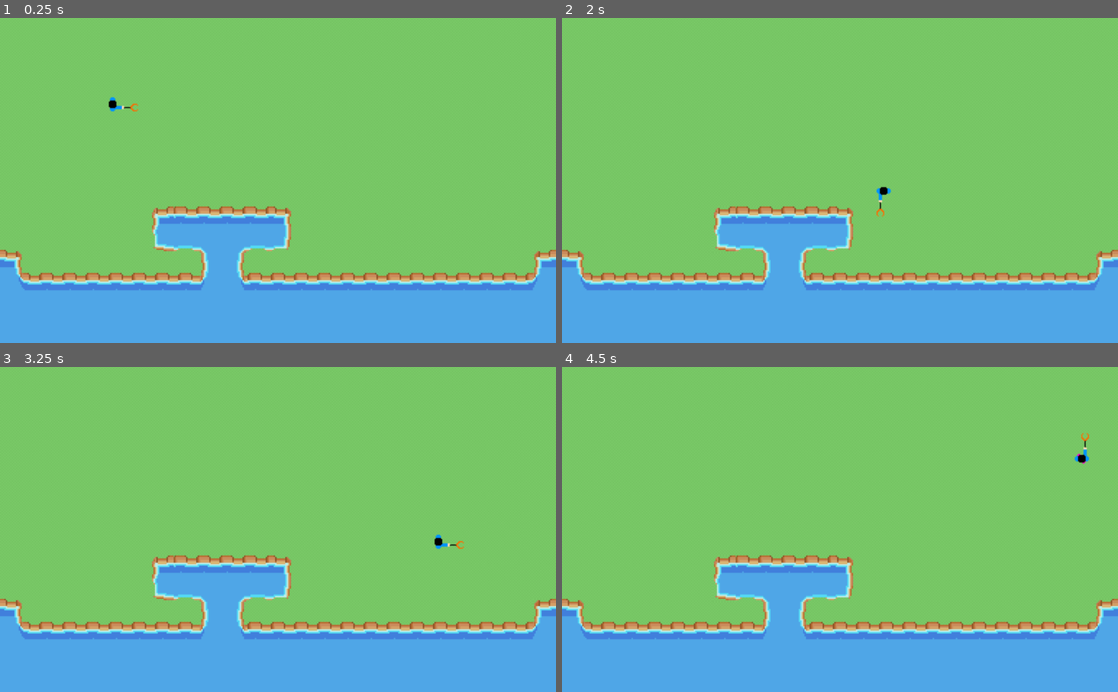
Above: before the commit, frames 1-4 (two rows, left to right).
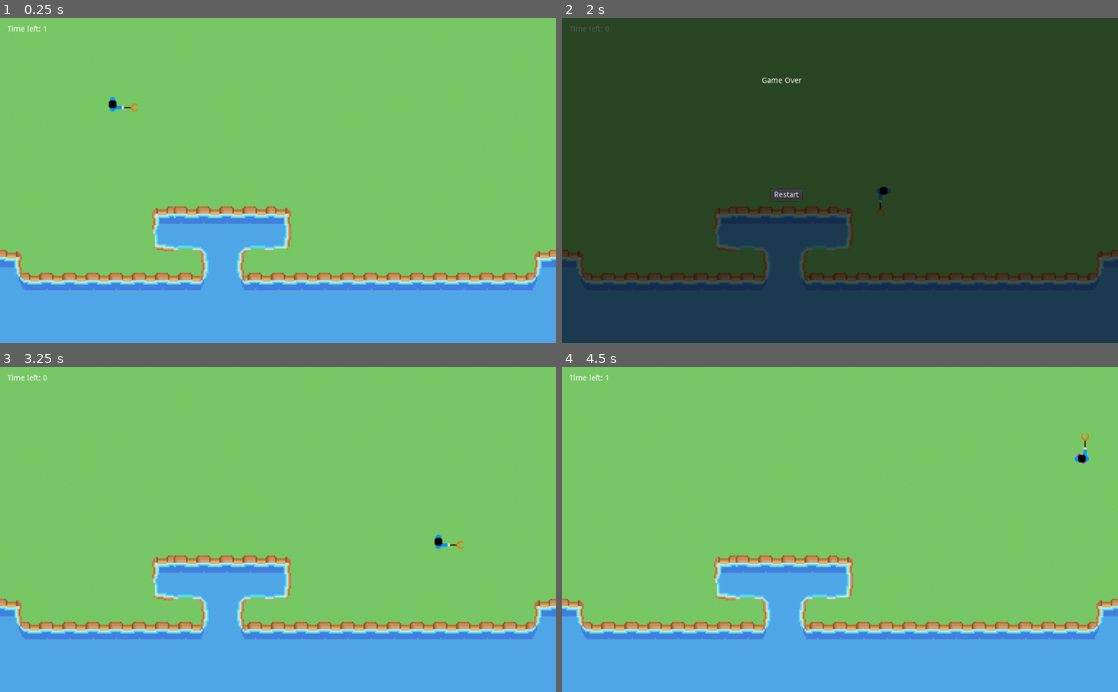
Above: after the commit, the same moments.

Repository: SimonDamberg/trashman-outyard
Game: Godot game, scene res://Axel.tscn
Same seed, same stepped clock (60 frames per second), same inputs: the game is played once before the commit and once after it. Before the commit the project starts from res://Main.tscn.
Inputs (mouse positions are in pixels of both pictures, inside the frame that each line leads up to):
- Up to frame 1 (0.25 s): no input
- Up to frame 2 (2 s): tap Enter at 0.5 s; hold Right (ui_right) 0.53-1.28 s; hold Shift 0.53-1.28 s; hold Down (ui_down) from 1.28 s (still down); tap Shift at 1.35 s
- Up to frame 3 (3.25 s): release Down (ui_down) at 2 s; click (222, 542) at 2 s, where only the run after the commit has a clickable "Restart"; tap Space at 2.75 s; hold Right (ui_right) from 2.78 s (still down); hold Shift from 2.78 s (still down)
- Up to frame 4 (4.5 s): release Right (ui_right) at 3.53 s; release Shift at 3.53 s; hold Up (ui_up) 3.53-4.25 s; tap Shift at 3.6 s; click (784, 542) at 4.25 s, where only the run after the commit has a clickable "Restart"

The runs differ from the first frame. In frame 1, less than 0.1% of the frame differs, in the area x 1-9%, y 2-5%; in frame 2, 100%, in the area x 0-100%, y 0-100%; in frame 3, less than 0.1%; in frame 4, less than 0.1%.

Commit message:
Gameover etc etc

Diff:
--- a/Hackathon/Axel.tscn
+++ b/Hackathon/Axel.tscn
@@ -1,22 +1,25 @@
-[gd_scene load_steps=6 format=2]
+[gd_scene load_steps=9 format=2]
 
 [ext_resource path="res://resources/Player.tscn" type="PackedScene" id=1]
 [ext_resource path="res://Score.gd" type="Script" id=2]
 [ext_resource path="res://resources/GameController.gd" type="Script" id=3]
 [ext_resource path="res://assets/playground.png" type="Texture" id=4]
 [ext_resource path="res://resources/bgscaler.gd" type="Script" id=5]
+[ext_resource path="res://HUD.tscn" type="PackedScene" id=6]
+[ext_resource path="res://HUD.gd" type="Script" id=7]
+[ext_resource path="res://timer.gd" type="Script" id=8]
 
 [node name="Node" type="Node"]
 
 [node name="Sprite" type="Sprite" parent="."]
-position = Vector2( 507.02, 317.289 )
+position = Vector2( 506.66, 339.596 )
 scale = Vector2( 1.33498, 1.33498 )
 texture = ExtResource( 4 )
 script = ExtResource( 5 )
 
 [node name="Player" parent="." instance=ExtResource( 1 )]
 position = Vector2( 227.412, 164.304 )
-speed = 500
+speed = 200
 
 [node name="StartPosition" type="Node" parent="."]
 
@@ -26,4 +29,66 @@
 [node name="GameController" type="Node2D" parent="."]
 script = ExtResource( 3 )
 
+[node name="StaticBody2D" type="StaticBody2D" parent="."]
+collision_layer = 4
+
+[node name="CollisionPolygon2D" type="CollisionPolygon2D" parent="StaticBody2D"]
+position = Vector2( 135.955, 581.606 )
+polygon = PoolVector2Array( -137.005, -95.2866, -112.516, -96.9192, -108.271, -64.267, 230.658, -64.5936, 229.026, -113.572, 142.824, -112.592, 140.542, -195.874, 394.38, -193.341, 395.393, -116.328, 312.301, -111.262, 312.301, -71.2353, 841.589, -68.1207, 840.502, -117.578, 898.655, -118.121, 900.285, 130.795, -143.764, 121.683, -142.759, -99.4736 )
+one_way_collision = true
+
+[node name="HUD" parent="." instance=ExtResource( 6 )]
+script = ExtResource( 7 )
+
+[node name="GameTimer" type="Timer" parent="."]
+
+[node name="CanvasLayer" type="CanvasLayer" parent="GameTimer"]
+
+[node name="RichTextLabel" type="RichTextLabel" parent="GameTimer/CanvasLayer"]
+margin_left = 14.166
+margin_top = 13.5758
+margin_right = 264.166
+margin_bottom = 53.5758
+script = ExtResource( 8 )
+__meta__ = {
+"_edit_use_anchors_": false
+}
+
+[node name="GameOver" type="CanvasLayer" parent="."]
+
+[node name="Panel" type="Panel" parent="GameOver"]
+modulate = Color( 0, 0, 0, 0.65098 )
+margin_left = -182.888
+margin_top = -126.946
+margin_right = 1335.11
+margin_bottom = 731.054
+__meta__ = {
+"_edit_use_anchors_": false
+}
+
+[node name="RichTextLabel" type="RichTextLabel" parent="GameOver"]
+margin_left = 367.985
+margin_top = 109.119
+margin_right = 665.985
+margin_bottom = 257.119
+text = "Game Over"
+__meta__ = {
+"_edit_use_anchors_": false
+}
+
+[node name="Button" type="Button" parent="GameOver"]
+margin_left = 384.844
+margin_top = 316.965
+margin_right = 441.844
+margin_bottom = 336.965
+text = "Restart"
+__meta__ = {
+"_edit_use_anchors_": false
+}
+
+[node name="HTTPRequest" type="HTTPRequest" parent="."]
+
 [connection signal="hit_trash" from="Player" to="Score" method="_on_Player_hit_trash"]
+[connection signal="update_score" from="Score" to="HUD" method="_on_Score_update_score"]
+[connection signal="timeout" from="GameTimer" to="GameController" method="endGame"]
+[connection signal="pressed" from="GameOver/Button" to="GameController" method="_on_Button_pressed"]
--- a/Hackathon/project.godot
+++ b/Hackathon/project.godot
@@ -11,7 +11,7 @@
 [application]
 
 config/name="Hackathon"
-run/main_scene="res://Main.tscn"
+run/main_scene="res://Axel.tscn"
 config/icon="res://icon.png"
 
 [display]
--- a/Hackathon/resources/GameController.gd
+++ b/Hackathon/resources/GameController.gd
@@ -14,7 +14,7 @@
 # Called when the node enters the scene tree for the first time.
 func _ready():
 	player = get_parent().get_node("Player")
-
+	startGame()
 # Called every frame. 'delta' is the elapsed time since the previous frame.
 func _process(delta):
 	var window_size = get_viewport().size
@@ -38,3 +38,24 @@
 
 func upgrade_max_trash():
 	max_trash += 3
+
+
+func endGame():
+	var query = JSON.print({'score': get_parent().get_node("Score").score})
+	# Add 'Content-Type' header:
+	var headers = ["Content-Type: application/json"]
+	get_parent().get_node("HTTPRequest").request("http://127.0.0.1:8000/score", headers, false, HTTPClient.METHOD_POST,query)
+	for x in get_parent().get_node("GameOver").get_children():
+		x.visible = true
+	get_parent().get_node("GameTimer").stop()
+func startGame():
+	get_parent().get_node("GameTimer").start(2)
+	get_parent().get_node("Score").score = 0
+	for x in get_parent().get_node("GameOver").get_children():
+		x.visible = false
+	pass
+
+
+func _on_Button_pressed():
+	startGame()
+	pass # Replace with function body.
--- /dev/null
+++ b/Hackathon/timer.gd
@@ -0,0 +1,17 @@
+extends RichTextLabel
+
+
+# Declare member variables here. Examples:
+# var a = 2
+# var b = "text"
+
+
+# Called when the node enters the scene tree for the first time.
+func _ready():
+	pass # Replace with function body.
+func _process(delta):
+	text = 'Time left: '+ str(int(get_parent().get_parent().time_left))
+
+# Called every frame. 'delta' is the elapsed time since the previous frame.
+#func _process(delta):
+#	pass
Not shown, added: Hackathon/assets/welcome.png.import
Not shown, changed: .gitignore
Not shown, added: Hackathon/export/.DS_Store
Not shown, added: backend/index.js
Not shown, added: backend/package.json
Not shown, added: backend/yarn.lock
